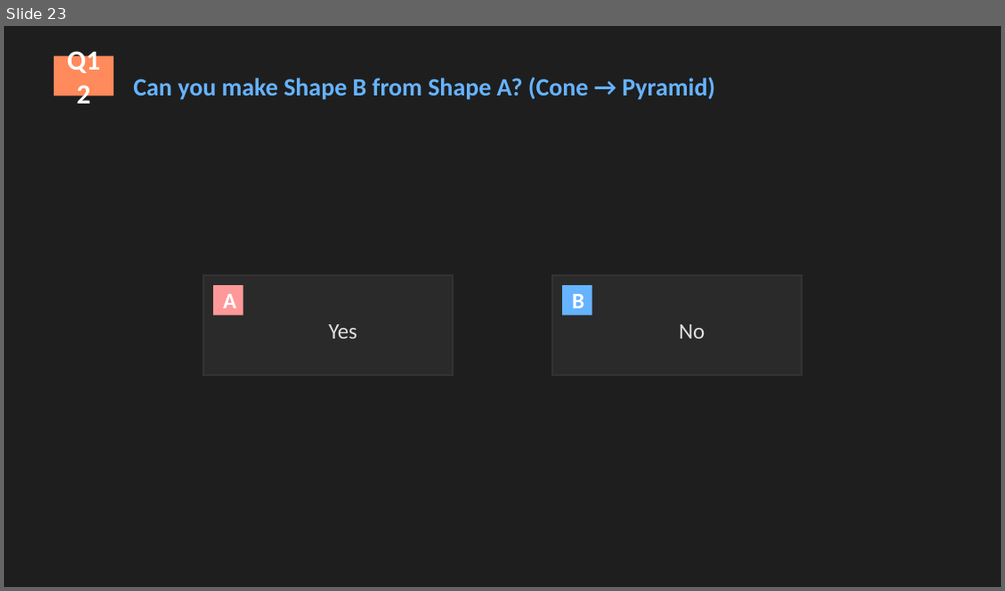
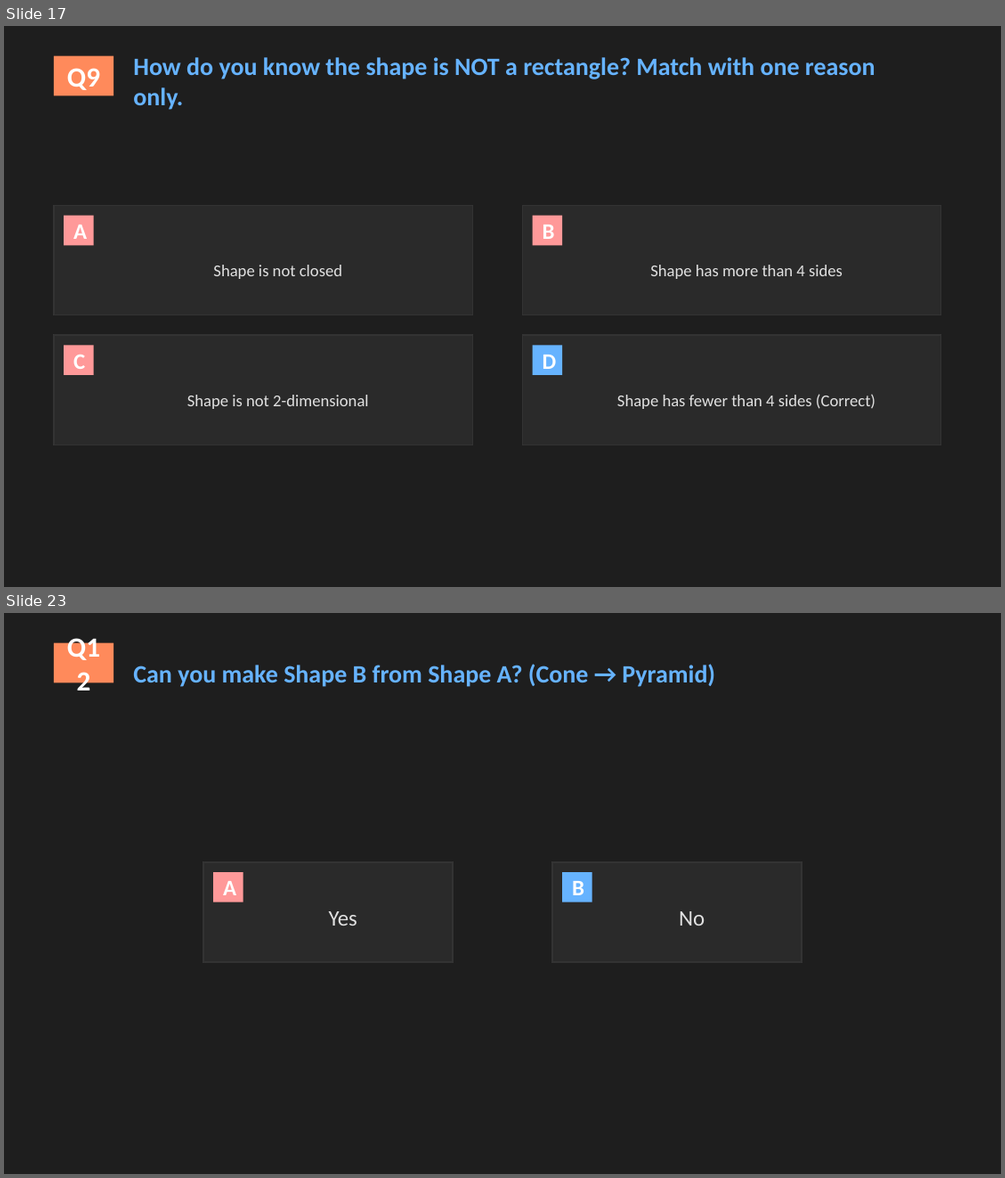
Before and after one commit to Regalx1/Math1-Quiz-Powerpoint, a slide deck: math-shapes-quiz-complete.pptx. Shown one above the other, each under a label of ours: slide 23 before the commit, slides 17 and 23 after it; the slides between them are not shown. The pictures are 1005x591 and 1005x1178 pixels, drawn with LibreOffice and Linux fonts; fonts in the diff are those of the drawing. Boxes give left, top, right and bottom in pixels: in the first picture for what was removed or moved away, otherwise in the second. Text is boxed around its words. In the diff, an @@ line names an element or a change of style, - is before the commit and + after.

```diff
--- a/math-shapes-quiz-complete.pptx
+++ b/math-shapes-quiz-complete.pptx
@@ slide 17 added at <box>4,26,1001,587</box>, background #1E1E1E @@
@@ rectangle added at <box>54,56,113,95</box>, fill #FF8A5B, 20 pt, text #FFFFFF, bold @@
+Q9
@@ text added at <box>133,57,875,110</box>, 18 pt, text #66B3FF, bold @@
+How do you know the shape is NOT a rectangle? Match with one reason only.
@@ rectangle added at <box>54,206,472,315</box>, fill #2A2A2A, outline #555555 1 pt @@
@@ rectangle added at <box>54,206,472,315</box>, outline #333333 1 pt @@
@@ rectangle added at <box>522,206,941,315</box>, fill #2A2A2A, outline #555555 1 pt @@
@@ rectangle added at <box>522,206,941,315</box>, outline #333333 1 pt @@
@@ rectangle added at <box>64,216,94,245</box>, fill #FF9999, 16 pt, text #FFFFFF, bold @@
+A
@@ rectangle added at <box>533,216,562,245</box>, fill #FF9999, 16 pt, text #FFFFFF, bold @@
+B
@@ text added at <box>213,265,342,279</box>, 12 pt, text #E0E0E0 @@
+Shape is not closed
@@ text added at <box>650,265,842,279</box>, 12 pt, text #E0E0E0 @@
+Shape has more than 4 sides
@@ rectangle added at <box>54,335,472,444</box>, fill #2A2A2A, outline #555555 1 pt @@
@@ rectangle added at <box>54,335,472,444</box>, outline #333333 1 pt @@
@@ rectangle added at <box>64,345,94,375</box>, fill #FF9999, 16 pt, text #FFFFFF, bold @@
+C
@@ rectangle added at <box>522,335,941,444</box>, fill #2A2A2A, outline #555555 1 pt @@
@@ rectangle added at <box>522,335,941,444</box>, outline #333333 1 pt @@
@@ rectangle added at <box>533,345,562,375</box>, fill #66B3FF, 16 pt, text #FFFFFF, bold @@
+D
@@ text added at <box>187,394,369,409</box>, 12 pt, text #E0E0E0 @@
+Shape is not 2-dimensional
@@ text added at <box>617,394,875,409</box>, 12 pt, text #E0E0E0 @@
+Shape has fewer than 4 sides (Correct)
```
Also in this commit, not shown: 15 slides changed, 1 other slide added, 2 slides removed, 1 other file.
